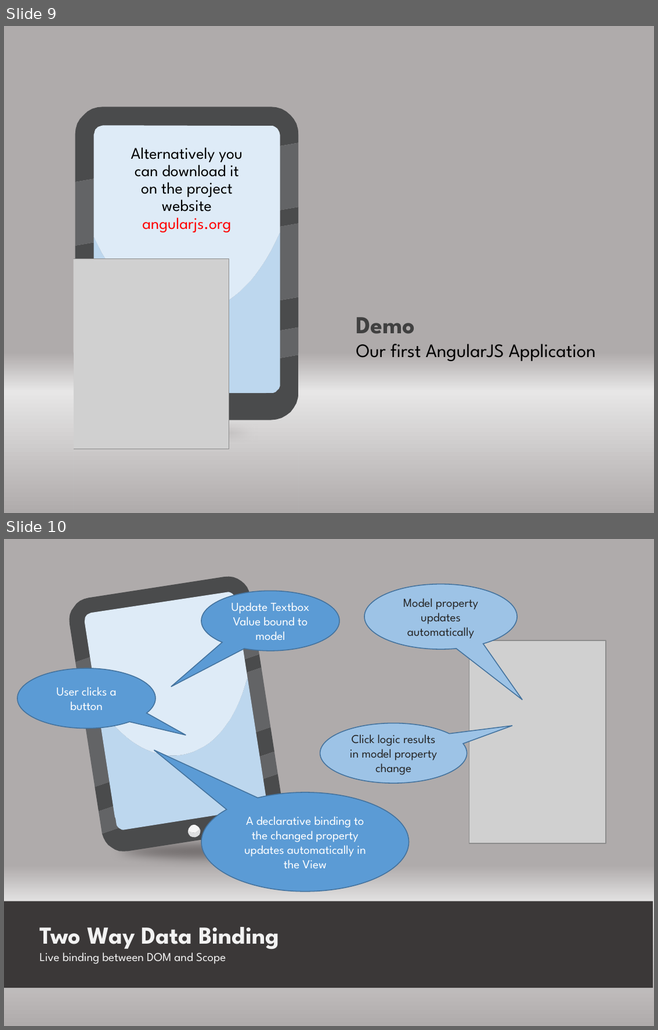
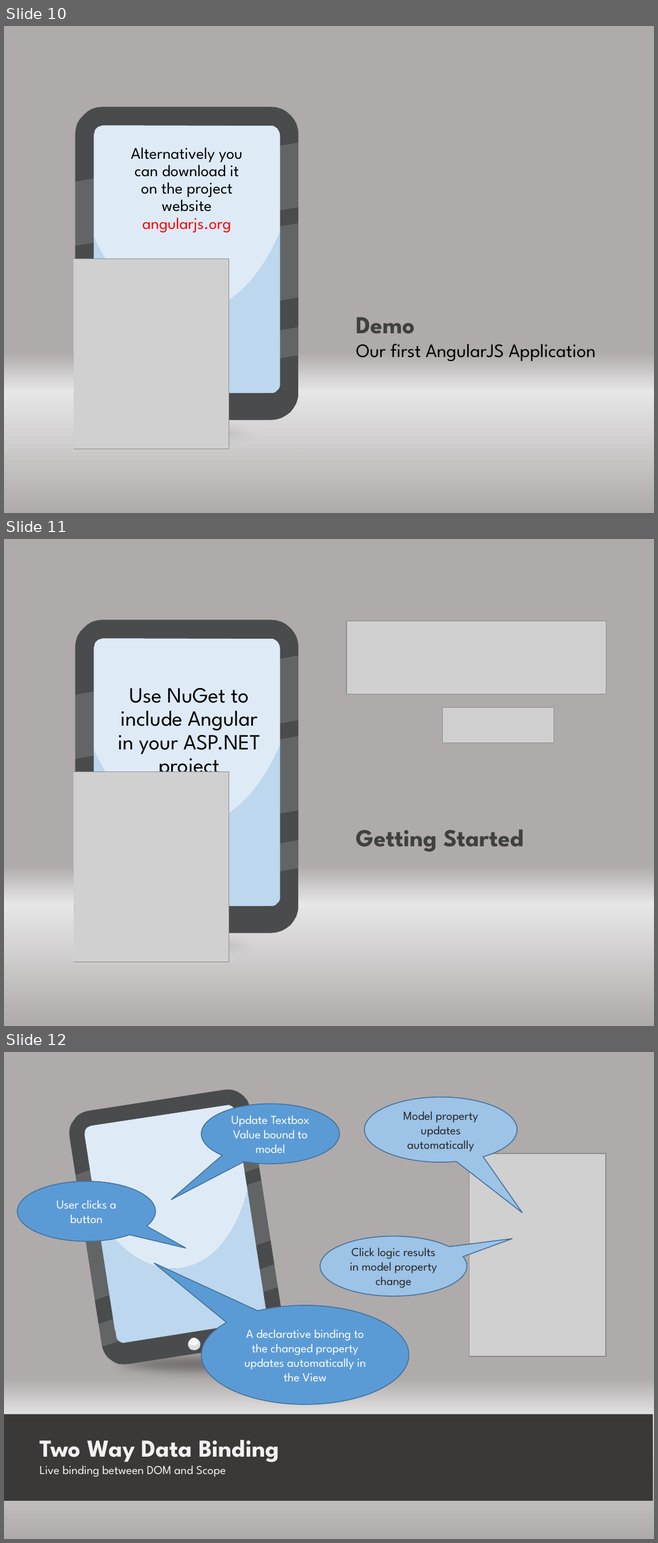
Before and after one commit to JamesBender/AngularDemos, a slide deck: Slides/AngularJSForDotNetDevelopers.pptx. Shown one above the other, each under a label of ours: slides 9 and 10 before the commit, slides 10, 11 and 12 after it. The pictures are 658x1030 and 658x1543 pixels, drawn with LibreOffice and Linux fonts; fonts in the diff are those of the drawing; grey boxes stand for pictures. Boxes give left, top, right and bottom in pixels: in the first picture for what was removed or moved away, otherwise in the second. Text is boxed around its words. In the diff, an @@ line names an element or a change of style, - is before the commit and + after.

```diff
--- a/Slides/AngularJSForDotNetDevelopers.pptx
+++ b/Slides/AngularJSForDotNetDevelopers.pptx
@@ slide 11 added at <box>4,539,654,1026</box>, background gradient #AFABAB to #E7E6E6 @@
@@ rectangle added at <box>4,539,74,1026</box>, fill gradient #AFABAB to #E7E6E6 @@
@@ rectangle added at <box>298,539,654,1026</box>, fill gradient #AFABAB to #E7E6E6 @@
@@ picture added at <box>346,621,605,694</box> @@
@@ group added at <box>75,620,298,933</box>: 9 freeform shapes @@
@@ text added at <box>118,688,260,772</box>, 24 pt, text #000000 @@
+Use NuGet to include Angular in your ASP.NET project
@@ picture added at <box>442,707,554,743</box> @@
@@ picture added at <box>69,772,229,962</box> @@
@@ text added at <box>356,830,524,852</box>, 27 pt, text #404040, bold @@
+Getting Started
@@ ellipse added at <box>53,935,329,957</box>, fill #767171 @@
@@ what was slide 9 is now slide 10 @@
@@ what was slide 10 is now slide 12 @@
```
Also in this commit, not shown: 1 slide changed, 1 other slide added, 1 other file.
